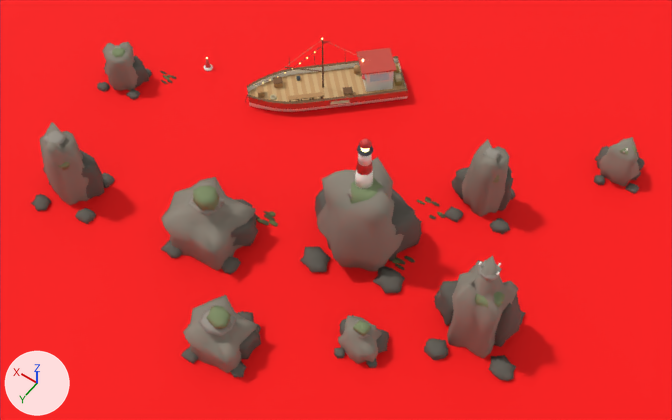
A saved change to the glTF model client/public/models/sea.glb.
Camera for both pictures: a 50 mm lens placed at (-28.1, 38.2, 47.1), pointed at (-7.4, 9.3, 1.7). Lighting does not change. The marker at lower left points along +X, +Y and +Z. The picture after the commit comes second. Vertices at exactly the same position are counted once.

Objects in the first picture: 'Sea_Static', 'Sea_Water'.
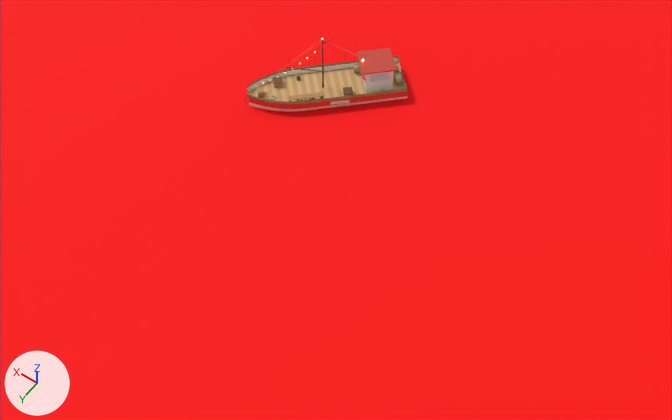
What changed in the scene script:
```text
Change me_sea_staticmesh:
    used by ob_sea_static; location = (0.0, 0.0, 0.0)
    remove me_sea_staticmesh.from_pydata(...)  # 8552 vertices, 15947 faces; spans x -21.8..14.4, y -6.7..22.0, z -0.9..9.7
    add me_sea_staticmesh.from_pydata(...)  # 1761 vertices, 2877 faces; spans x -5.1..4.3, y -5.1..4.3, z -0.9..5.2
    me_sea_staticmesh part 1: 128 loose pieces with 6791 vertices, spanning x -21.8..14.4, y -6.7..22.0, z -0.6..9.7, are deleted
```

Pixel boxes [x1, y1, x2, y2] of what changed, in the pictures (672 x 420 px):
'Sea_Static', reshaped (73% narrower, 78% shorter)
    before: [31, 38, 645, 381]
    after: [245, 38, 408, 112]
part 1 of me_sea_staticmesh, deleted (brown)
    before: [31, 42, 645, 381]
